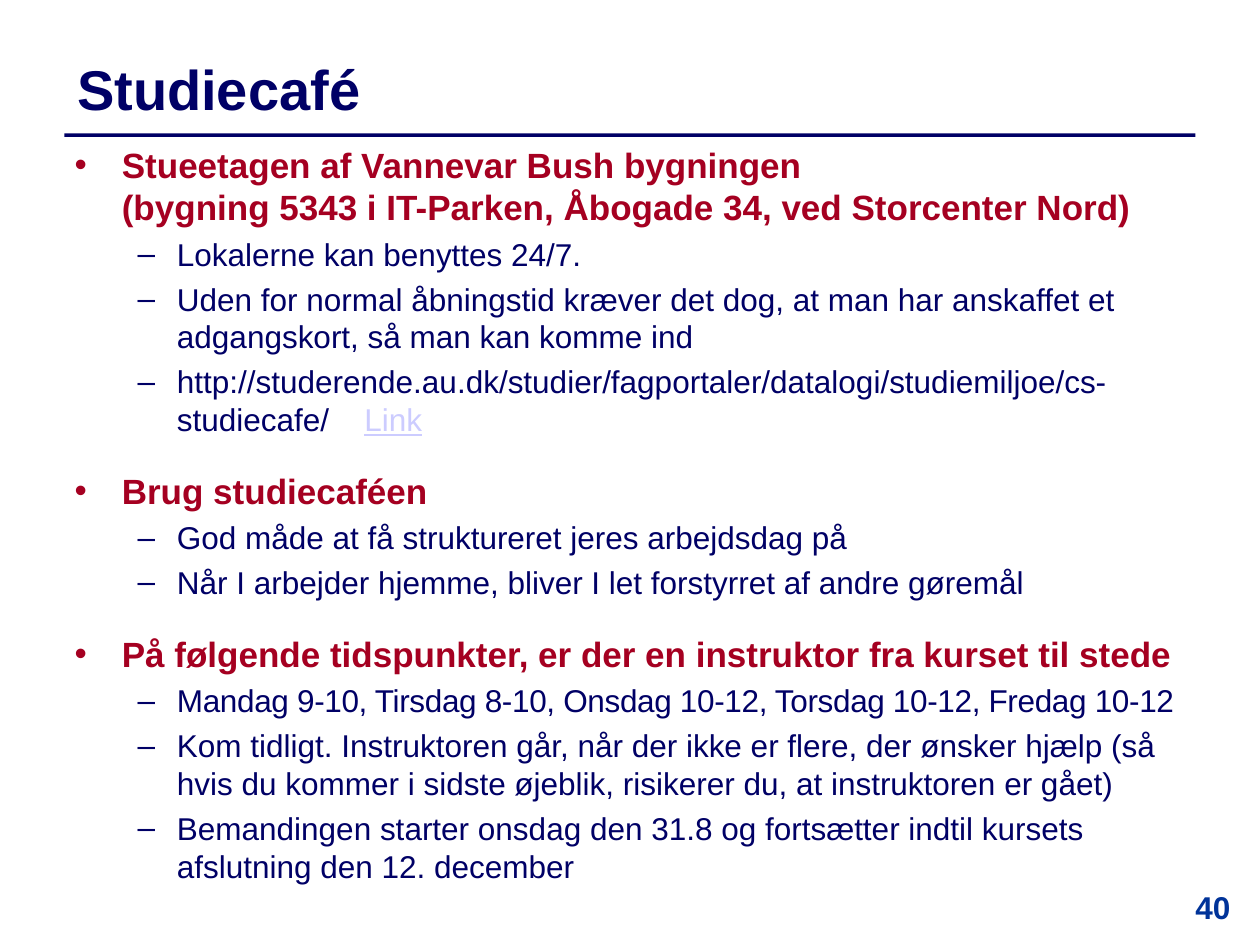
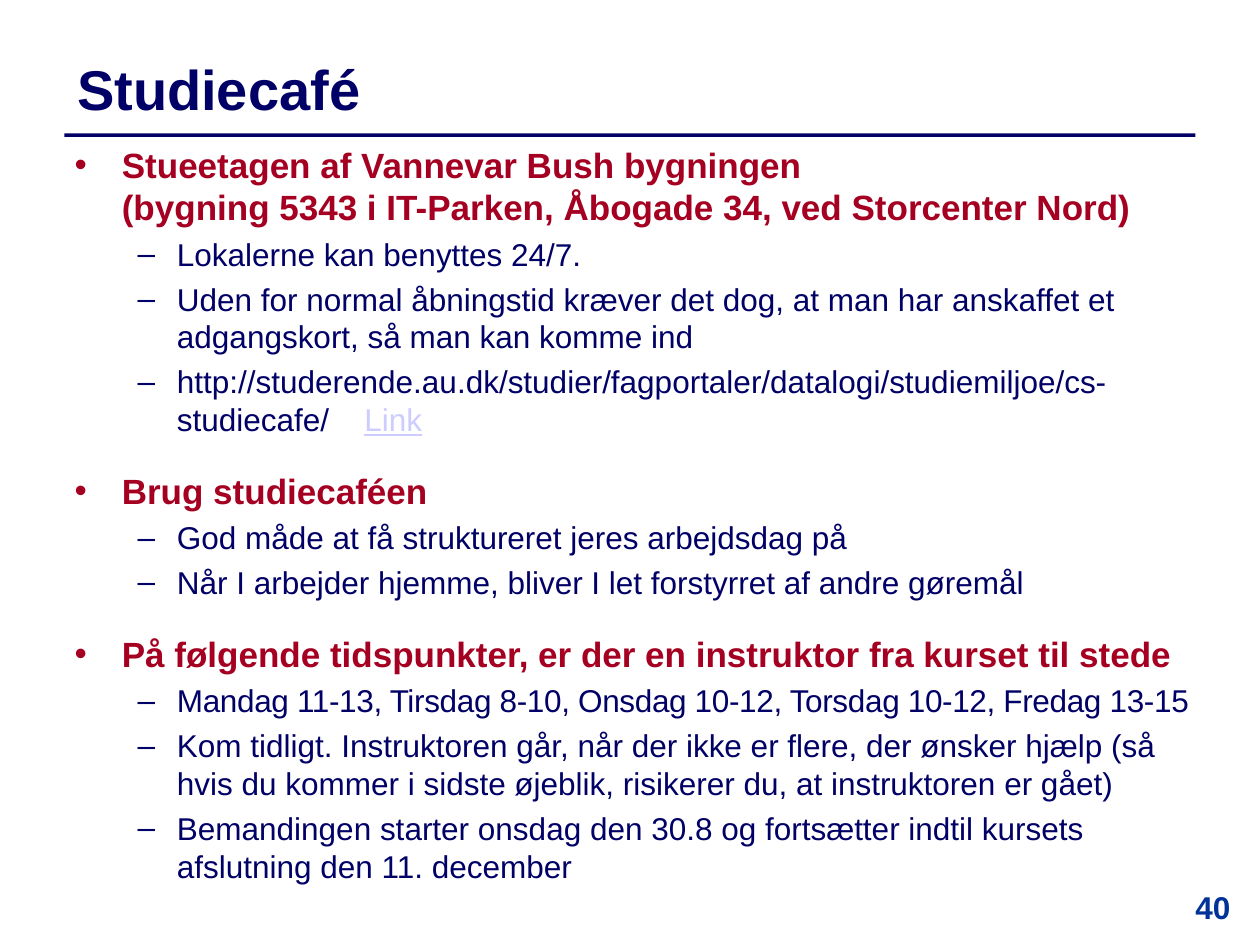
Before and after one commit to IntProgAU/Materiale, a slide deck: slide 40 of web/e23/uge_1a/Slides-Uge1-Mandag.pptx. Drawn at 1260x945 pixels with LibreOffice and Linux fonts; fonts in the diff are those of the drawing. Boxes give left, top, right and bottom in pixels: in the first picture for what was removed or moved away, otherwise in the second. Text is boxed around its words. In the diff, an @@ line names an element or a change of style, - is before the commit and + after.

```diff
--- a/web/e23/uge_1a/Slides-Uge1-Mandag.pptx
+++ b/web/e23/uge_1a/Slides-Uge1-Mandag.pptx
@@ text at box(177, 689, 1189, 718): text changed @@
-  – Mandag 9-10, Tirsdag 8-10, Onsdag 10-12, Torsdag 10-12, Fredag 10-12
+  – Mandag 11-13, Tirsdag 8-10, Onsdag 10-12, Torsdag 10-12, Fredag 13-15
@@ text at box(177, 817, 1083, 884): text changed @@
-  – Bemandingen starter onsdag den 31.8 og fortsætter indtil kursets afslutning den 12. december
+  – Bemandingen starter onsdag den 30.8 og fortsætter indtil kursets afslutning den 11. december
```
Also in this commit, not shown: 9 other slides changed, 1 other file.
